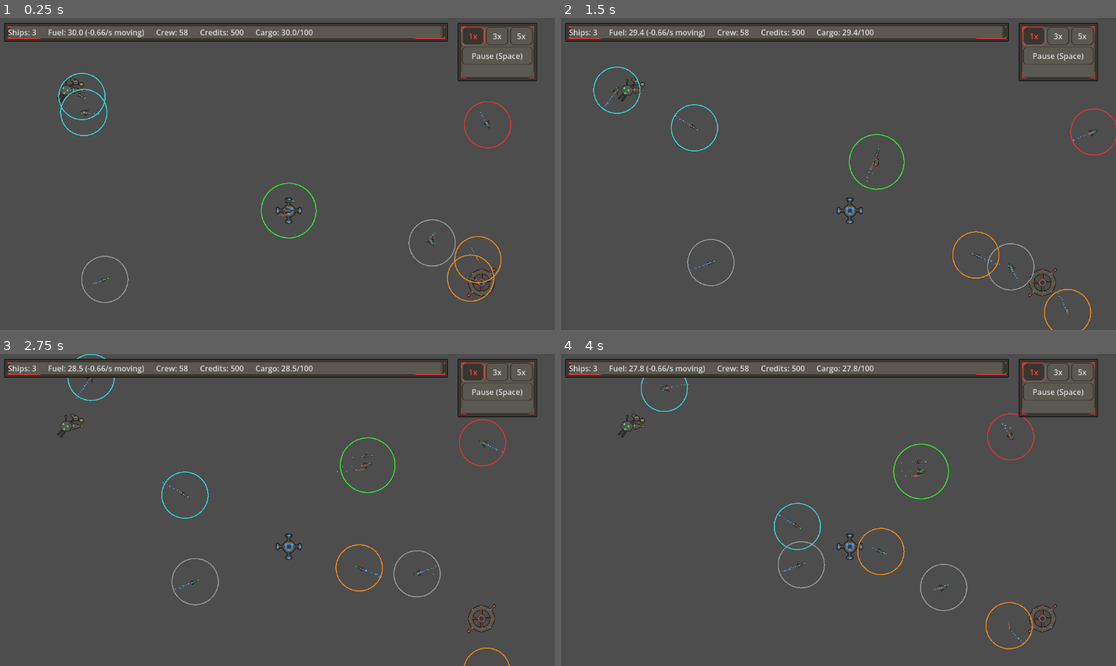
Above: before the commit, frames 1-4 (two rows, left to right).
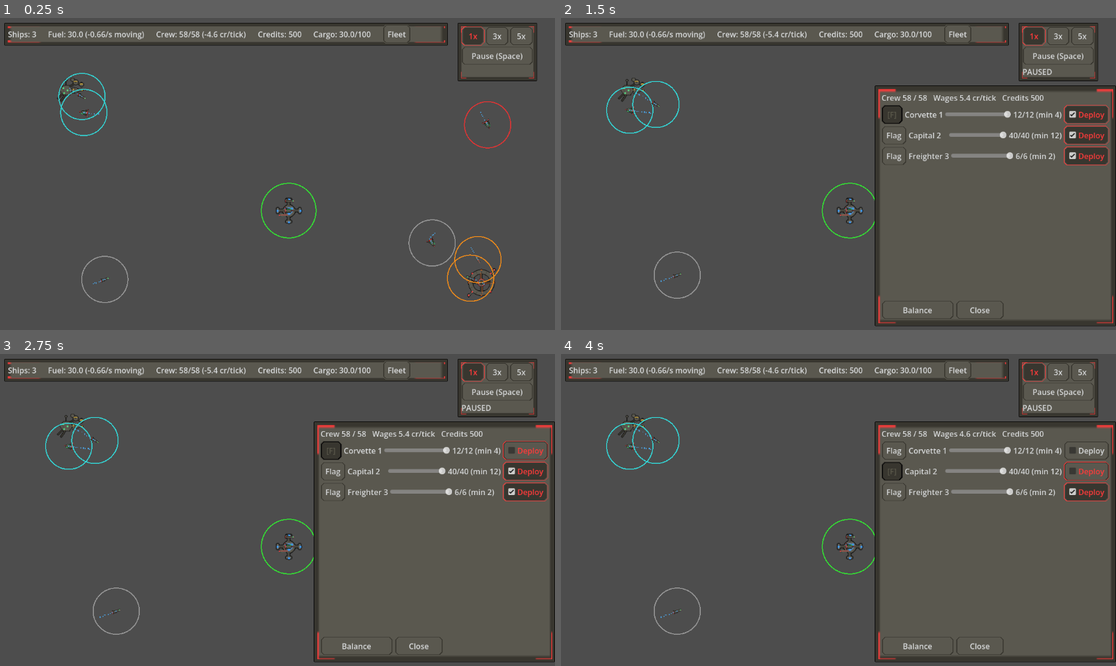
Above: after the commit, the same moments.

Repository: darthlemi/SpaceGame
Game: Godot game, scene res://scenes/campaign/campaign_scene.tscn
Two runs of this game, one before a commit and one after it. Both use one fixed random seed, a clock stepped at 60 frames per second and the inputs below.
Inputs (mouse positions are in pixels of both pictures, inside the frame that each line leads up to):
- Up to frame 1 (0.25 s): no input
- Up to frame 2 (1.5 s): click (955, 33) at 0.5 s, where only the run after the commit has a clickable "Fleet"; click (894, 114) at 1.25 s, where only the run after the commit has a clickable "Flag"
- Up to frame 3 (2.75 s): click (527, 450) at 2 s, where only the run after the commit has a clickable "Deploy"
- Up to frame 4 (4 s): click (894, 472) at 2.75 s, where only the run after the commit has a clickable "Flag"; click (1088, 472) at 3.5 s, where only the run after the commit has a clickable "Deploy"

The runs differ from the first frame. In frame 1, 2.6% of the frame differs, in the area x 0-81%, y 2-9%; in frame 2, 9.9%, in the area x 0-100%, y 2-100%; in frame 3, 9.7%; in frame 4, 9.4%.

Commit message:
Add Fleet Management panel with crew sliders, balance, flagship, deploy and hiring
Co-Authored-By: Claude Opus 5.5 <noreply@anthropic.com>

Diff:
--- a/scenes/campaign/campaign_scene.tscn
+++ b/scenes/campaign/campaign_scene.tscn
@@ -8,6 +8,7 @@
 [ext_resource type="PackedScene" path="res://scenes/ui/fleet_status_bar.tscn" id="6"]
 [ext_resource type="PackedScene" path="res://scenes/campaign/base_overview_panel.tscn" id="7"]
 [ext_resource type="PackedScene" path="res://scenes/campaign/repair_panel.tscn" id="8"]
+[ext_resource type="PackedScene" path="res://scenes/campaign/fleet_management_panel.tscn" id="9"]
 
 [node name="CampaignScene" type="Node2D"]
 script = ExtResource("1")
@@ -46,6 +47,8 @@
 
 [node name="RepairPanel" type="Control" parent="UILayer" instance=ExtResource("8")]
 
+[node name="FleetManagementPanel" type="Control" parent="UILayer" instance=ExtResource("9")]
+
 [node name="BaseOverviewPanel" type="Control" parent="UILayer" instance=ExtResource("7")]
 
 [node name="LootPanel" type="Control" parent="UILayer" instance=ExtResource("3")]
--- /dev/null
+++ b/scenes/campaign/fleet_management_panel.tscn
@@ -0,0 +1,54 @@
+[gd_scene load_steps=2 format=3]
+
+[ext_resource type="Script" path="res://scripts/campaign/fleet_management_panel.gd" id="1"]
+
+[node name="FleetManagementPanel" type="Control"]
+offset_left = 652.0
+offset_top = 140.0
+offset_right = 1152.0
+offset_bottom = 640.0
+mouse_filter = 2
+script = ExtResource("1")
+
+[node name="Background" type="Panel" parent="."]
+offset_right = 500.0
+offset_bottom = 500.0
+mouse_filter = 2
+
+[node name="Layout" type="VBoxContainer" parent="."]
+offset_left = 14.0
+offset_top = 14.0
+offset_right = 486.0
+offset_bottom = 486.0
+mouse_filter = 2
+
+[node name="HeaderLabel" type="Label" parent="Layout"]
+
+[node name="RowsScroll" type="ScrollContainer" parent="Layout"]
+size_flags_vertical = 3
+horizontal_scroll_mode = 0
+
+[node name="RowsContainer" type="VBoxContainer" parent="Layout/RowsScroll"]
+size_flags_horizontal = 3
+
+[node name="HireRow" type="HBoxContainer" parent="Layout"]
+
+[node name="HireLabel" type="Label" parent="Layout/HireRow"]
+size_flags_horizontal = 3
+
+[node name="HireCount" type="SpinBox" parent="Layout/HireRow"]
+min_value = 1.0
+value = 1.0
+
+[node name="HireButton" type="Button" parent="Layout/HireRow"]
+text = "Hire"
+
+[node name="ButtonRow" type="HBoxContainer" parent="Layout"]
+
+[node name="BalanceButton" type="Button" parent="Layout/ButtonRow"]
+custom_minimum_size = Vector2(150, 0)
+text = "Balance"
+
+[node name="CloseButton" type="Button" parent="Layout/ButtonRow"]
+custom_minimum_size = Vector2(100, 0)
+text = "Close"
--- a/scenes/ui/fleet_status_bar.tscn
+++ b/scenes/ui/fleet_status_bar.tscn
@@ -6,34 +6,42 @@
 offset_left = 10.0
 offset_top = 10.0
 offset_right = 930.0
-offset_bottom = 49.0
+offset_bottom = 57.0
 mouse_filter = 2
 script = ExtResource("1")
 
 [node name="Background" type="Panel" parent="."]
 offset_right = 920.0
-offset_bottom = 39.0
+offset_bottom = 47.0
 mouse_filter = 2
 
 [node name="Layout" type="HBoxContainer" parent="."]
 offset_left = 8.0
-offset_top = 8.0
+offset_top = 4.0
 offset_right = 912.0
-offset_bottom = 31.0
+offset_bottom = 43.0
 mouse_filter = 2
 theme_override_constants/separation = 24
 
 [node name="ShipsLabel" type="Label" parent="Layout"]
+vertical_alignment = 1
 text = "Ships: 0"
 
 [node name="FuelLabel" type="Label" parent="Layout"]
+vertical_alignment = 1
 text = "Fuel: 0.0"
 
 [node name="CrewLabel" type="Label" parent="Layout"]
-text = "Crew: 0"
+vertical_alignment = 1
+text = "Crew: 0/0 (-0.0 cr/tick)"
 
 [node name="CreditsLabel" type="Label" parent="Layout"]
+vertical_alignment = 1
 text = "Credits: 0"
 
 [node name="CargoLabel" type="Label" parent="Layout"]
+vertical_alignment = 1
 text = "Cargo: 0.0/0"
+
+[node name="FleetButton" type="Button" parent="Layout"]
+text = "Fleet"
--- a/scripts/campaign/campaign_scene.gd
+++ b/scripts/campaign/campaign_scene.gd
@@ -17,6 +17,8 @@
 @onready var trade_panel: TradePanel = $UILayer/TradePanel
 @onready var refit_panel: RefitPanel = $UILayer/RefitPanel
 @onready var repair_panel: RepairPanel = $UILayer/RepairPanel
+@onready var fleet_management_panel: FleetManagementPanel = $UILayer/FleetManagementPanel
+@onready var fleet_status_bar: Control = $UILayer/FleetStatusBar
 @onready var base_overview_panel: BaseOverviewPanel = $UILayer/BaseOverviewPanel
 @onready var loot_panel: LootPanel = $UILayer/LootPanel
 
@@ -56,6 +58,8 @@
 	base_overview_panel.shipyard_button.pressed.connect(_open_shipyard)
 	base_overview_panel.repair_button.pressed.connect(_open_repair)
 	base_overview_panel.undock_button.pressed.connect(_on_docking_panel_closed)
+	fleet_status_bar.fleet_button.pressed.connect(_open_fleet_management)
+	fleet_management_panel.close_button.pressed.connect(_on_fleet_management_closed)
 
 	CampaignState.skirmish_resolved.connect(_on_skirmish_resolved)
 	CampaignState.fleet_spawn_requested.connect(_on_fleet_spawn_requested)
@@ -349,6 +353,7 @@
 	trade_panel.close()
 	refit_panel.close()
 	repair_panel.close()
+	fleet_management_panel.close()
 
 func _open_trade_goods() -> void:
 	_close_dock_subpanels()
@@ -361,6 +366,16 @@
 func _open_repair() -> void:
 	_close_dock_subpanels()
 	repair_panel.open_for(CampaignState.player_fleet)
+
+func _open_fleet_management() -> void:
+	_close_dock_subpanels()
+	fleet_management_panel.open_for(CampaignState.player_fleet, _economy_for_base(_docked_base))
+	get_tree().paused = true
+
+# Docked play stays paused behind the overview; only an undocked open unpauses.
+func _on_fleet_management_closed() -> void:
+	if _docked_base == null:
+		get_tree().paused = false
 
 # Reputation changes (e.g. a paid fine) can flip a faction between hostile and
 # friendly; re-derive behavior for its live icons instead of waiting for a reload.
@@ -384,7 +399,7 @@
 
 func _unhandled_input(event: InputEvent) -> void:
 	if event is InputEventMouseButton and event.pressed and event.button_index == MOUSE_BUTTON_LEFT:
-		if base_overview_panel.visible or engage_prompt.visible:
+		if base_overview_panel.visible or engage_prompt.visible or fleet_management_panel.visible:
 			return
 		if get_tree().paused:
 			get_tree().paused = false
--- /dev/null
+++ b/scripts/campaign/fleet_management_panel.gd
@@ -0,0 +1,144 @@
+class_name FleetManagementPanel
+extends Control
+
+const FLAGSHIP_MARK := "[F]"
+const FLAGSHIP_SET_TEXT := "Flag"
+const LABEL_MIN_WIDTH := 80.0
+const SLIDER_MIN_WIDTH := 60.0
+const COUNT_MIN_WIDTH := 96.0
+
+# One Dictionary per ship: flagship_button, label, slider, count_label, deploy_check.
+var rows: Array[Dictionary] = []
+
+var _economy: BaseEconomy
+var _player_fleet: CampaignFleet
+
+@onready var header_label: Label = $Layout/HeaderLabel
+@onready var rows_container: VBoxContainer = $Layout/RowsScroll/RowsContainer
+@onready var hire_row: Control = $Layout/HireRow
+@onready var hire_label: Label = $Layout/HireRow/HireLabel
+@onready var hire_count: SpinBox = $Layout/HireRow/HireCount
+@onready var hire_button: Button = $Layout/HireRow/HireButton
+@onready var balance_button: Button = $Layout/ButtonRow/BalanceButton
+@onready var close_button: Button = $Layout/ButtonRow/CloseButton
+
+func _ready() -> void:
+	close_button.pressed.connect(close)
+	balance_button.pressed.connect(_on_balance_pressed)
+	hire_button.pressed.connect(_on_hire_pressed)
+	visible = false
+
+# docked_economy is null when the fleet is not docked (no hiring).
+func open_for(fleet: CampaignFleet, docked_economy: BaseEconomy) -> void:
+	_player_fleet = fleet
+	_economy = docked_economy
+	_clear_rows()
+	visible = true
+	refresh()
+
+func close() -> void:
+	visible = false
+	_player_fleet = null
+	_economy = null
+
+func refresh() -> void:
+	if _player_fleet == null:
+		return
+	var comps := _player_fleet.ship_compositions
+	if rows.size() != comps.size():
+		_clear_rows()
+		for i in comps.size():
+			_build_row(i)
+	for i in comps.size():
+		_update_row(i)
+	header_label.text = "Crew %d / %d   Wages %.1f cr/tick   Credits %d" % [_player_fleet.crew_total(), _player_fleet.crew_capacity(), CampaignState.wage_bill(_player_fleet), CampaignState.credits]
+	_update_hire_row()
+
+# Single place rows are built, so per-row buttons can be added here.
+func _build_row(index: int) -> void:
+	var row := HBoxContainer.new()
+	var flagship_button := Button.new()
+	flagship_button.custom_minimum_size = Vector2(44, 0)
+	flagship_button.pressed.connect(_on_flagship_pressed.bind(index))
+	var label := Label.new()
+	label.custom_minimum_size = Vector2(LABEL_MIN_WIDTH, 0)
+	var slider := HSlider.new()
+	slider.step = 1.0
+	slider.custom_minimum_size = Vector2(SLIDER_MIN_WIDTH, 0)
+	slider.size_flags_horizontal = Control.SIZE_EXPAND_FILL
+	slider.size_flags_vertical = Control.SIZE_SHRINK_CENTER
+	slider.value_changed.connect(_on_slider_changed.bind(index))
+	var count_label := Label.new()
+	count_label.custom_minimum_size = Vector2(COUNT_MIN_WIDTH, 0)
+	var deploy_check := CheckBox.new()
+	deploy_check.toggled.connect(_on_deploy_toggled.bind(index))
+	for control in [flagship_button, label, slider, count_label, deploy_check]:
+		row.add_child(control)
+	rows_container.add_child(row)
+	rows.append({
+		"flagship_button": flagship_button,
+		"label": label,
+		"slider": slider,
+		"count_label": count_label,
+		"deploy_check": deploy_check,
+	})
+
+func _clear_rows() -> void:
+	rows.clear()
+	for child in rows_container.get_children():
+		rows_container.remove_child(child)
+		child.queue_free()
+
+func _update_row(index: int) -> void:
+	var comp: Dictionary = _player_fleet.ship_compositions[index]
+	var row: Dictionary = rows[index]
+	var complement := CrewRules.complement(comp)
+	var crew := CrewRules.crew_of(comp)
+	var deploy_min := CrewRules.deploy_min_for(complement)
+	var flagship := CrewRules.is_flagship(comp)
+	var flagship_button: Button = row["flagship_button"]
+	flagship_button.text = FLAGSHIP_MARK if flagship else FLAGSHIP_SET_TEXT
+	flagship_button.disabled = flagship
+	var label: Label = row["label"]
+	label.text = "%s %d" % [ShipType.Kind.keys()[ShipType.kind_of(comp)].capitalize(), index + 1]
+	# no_signal: refresh must not re-enter set_ship_crew.
+	var slider: HSlider = row["slider"]
+	slider.max_value = complement
+	slider.set_value_no_signal(crew)
+	var count_label: Label = row["count_label"]
+	count_label.text = "%d/%d (min %d)" % [crew, complement, deploy_min]
+	var deploy_check: CheckBox = row["deploy_check"]
+	var too_few := crew < deploy_min
+	deploy_check.disabled = too_few
+	deploy_check.text = "Too few" if too_few else "Deploy"
+	deploy_check.set_pressed_no_signal(CrewRules.wants_deploy(comp) and not too_few)
+
+func _update_hire_row() -> void:
+	hire_row.visible = _economy != null
+	if _economy == null:
+		return
+	var pool := floori(_economy.crew_pool)
+	var cap := mini(pool, CrewRules.free_berths(_player_fleet.ship_compositions))
+	hire_label.text = "Hire (pool %d, %d cr each)" % [pool, roundi(CampaignState.CREW_HIRE_COST)]
+	hire_count.max_value = maxi(1, cap)
+	hire_count.set_value_no_signal(clampf(hire_count.value, 1.0, hire_count.max_value))
+	hire_button.disabled = cap < 1 or CampaignState.credits < CampaignState.CREW_HIRE_COST
+
+func _on_balance_pressed() -> void:
+	CrewRules.balance(_player_fleet.ship_compositions)
+	refresh()
+
+func _on_deploy_toggled(pressed: bool, index: int) -> void:
+	_player_fleet.ship_compositions[index]["deploy"] = pressed
+
+func _on_flagship_pressed(index: int) -> void:
+	_player_fleet.set_flagship(index)
+	refresh()
+
+func _on_hire_pressed() -> void:
+	CampaignState.hire_crew(_economy, _player_fleet, int(hire_count.value))
+	refresh()
+
+func _on_slider_changed(value: float, index: int) -> void:
+	CrewRules.set_ship_crew(_player_fleet.ship_compositions, index, int(value))
+	refresh()
--- a/scripts/ui/fleet_status_bar.gd
+++ b/scripts/ui/fleet_status_bar.gd
@@ -7,6 +7,7 @@
 @onready var crew_label: Label = $Layout/CrewLabel
 @onready var credits_label: Label = $Layout/CreditsLabel
 @onready var cargo_label: Label = $Layout/CargoLabel
+@onready var fleet_button: Button = $Layout/FleetButton
 
 func _ready() -> void:
 	# Keep refreshing while docked (tree paused) so trades show up immediately.
@@ -29,6 +30,6 @@
 	else:
 		fuel_label.text = "Fuel: EMPTY (%d%% speed)" % roundi(CampaignFleet.EMPTY_FUEL_SPEED_FACTOR * 100.0)
 		fuel_label.add_theme_color_override("font_color", EMPTY_FUEL_COLOR)
-	crew_label.text = "Crew: %d" % fleet.crew_total()
+	crew_label.text = "Crew: %d/%d (-%.1f cr/tick)" % [fleet.crew_total(), fleet.crew_capacity(), CampaignState.wage_bill(fleet)]
 	credits_label.text = "Credits: %d" % CampaignState.credits
 	cargo_label.text = "Cargo: %.1f/%d" % [fleet.cargo_total(), fleet.cargo_capacity()]
--- a/tests/run_tests.gd
+++ b/tests/run_tests.gd
@@ -197,6 +197,12 @@
 		print("FAIL [%s]: %s" % [repair_panel_test.resource_path, f])
 	total_failures += repair_panel_failures.size()
 
+	var fleet_management_panel_test = load("res://tests/test_fleet_management_panel.gd")
+	var fleet_management_panel_failures: Array[String] = await fleet_management_panel_test.run_async(self)
+	for f in fleet_management_panel_failures:
+		print("FAIL [%s]: %s" % [fleet_management_panel_test.resource_path, f])
+	total_failures += fleet_management_panel_failures.size()
+
 	var base_overview_panel_test = load("res://tests/test_base_overview_panel.gd")
 	var base_overview_panel_failures: Array[String] = await base_overview_panel_test.run_async(self)
 	for f in base_overview_panel_failures:
--- a/tests/test_campaign_scene_trading.gd
+++ b/tests/test_campaign_scene_trading.gd
@@ -98,8 +98,12 @@
 		failures.append("expected FleetStatusBar %s inside the viewport %s" % [status_rect, viewport_rect])
 	UiLayoutCheck.check_panel_layout(status_bar, failures)
 	var crew_text: String = status_bar.get_node("Layout/CrewLabel").text
-	if crew_text != "Crew: %d" % campaign_state.player_fleet.crew_total():
-		failures.append("expected FleetStatusBar crew label to show the fleet crew total, got '%s'" % crew_text)
+	var crew_fleet: CampaignFleet = campaign_state.player_fleet
+	var expected_crew_text := "Crew: %d/%d (-%.1f cr/tick)" % [crew_fleet.crew_total(), crew_fleet.crew_capacity(), campaign_state.wage_bill(crew_fleet)]
+	if status_bar.get_node_or_null("Layout/FleetButton") == null:
+		failures.append("expected FleetStatusBar to have a Fleet button")
+	if crew_text != expected_crew_text:
+		failures.append("expected FleetStatusBar crew label '%s', got '%s'" % [expected_crew_text, crew_text])
 	var fuel_text: String = status_bar.get_node("Layout/FuelLabel").text
 	if not fuel_text.begins_with("Fuel: %.1f" % campaign_state.player_fleet.fuel_amount()):
 		failures.append("expected FleetStatusBar fuel label to show the fleet's fuel, got '%s'" % fuel_text)
--- /dev/null
+++ b/tests/test_fleet_management_panel.gd
@@ -0,0 +1,106 @@
+extends RefCounted
+
+const CampaignFleet = preload("res://scripts/campaign/campaign_fleet.gd")
+const FleetManagementPanelScene = preload("res://scenes/campaign/fleet_management_panel.tscn")
+const UiLayoutCheck = preload("res://tests/ui_layout_check.gd")
+
+static func run_async(tree: SceneTree) -> Array[String]:
+	var failures: Array[String] = []
+	var campaign_state = tree.root.get_node("/root/CampaignState")
+	campaign_state.reset()
+
+	var panel = FleetManagementPanelScene.instantiate()
+	tree.root.add_child(panel)
+	await tree.process_frame
+	if panel.visible:
+		failures.append("FleetManagementPanel: expected hidden by default")
+
+	var fleet := _make_fleet(6, 40, 6)
+	panel.open_for(fleet, null)
+	await tree.process_frame
+	if not panel.visible:
+		failures.append("FleetManagementPanel: expected visible after open_for")
+	if panel.rows.size() != 3:
+		failures.append("FleetManagementPanel: expected 3 rows, got %d" % panel.rows.size())
+		panel.queue_free()
+		return failures
+	if panel.hire_row.visible:
+		failures.append("FleetManagementPanel: expected hire row hidden when not docked")
+	if not panel.rows[1]["flagship_button"].disabled:
+		failures.append("FleetManagementPanel: expected the flagship's button disabled")
+	if panel.rows[0]["label"].text != "Corvette 1":
+		failures.append("FleetManagementPanel: expected label 'Corvette 1', got '%s'" % panel.rows[0]["label"].text)
+	if panel.rows[0]["count_label"].text != "6/12 (min 4)":
+		failures.append("FleetManagementPanel: unexpected count label '%s'" % panel.rows[0]["count_label"].text)
+
+	panel.rows[0]["slider"].value = 12
+	if CrewRules.crew_of(fleet.ship_compositions[0]) != 12 or fleet.crew_total() != 52:
+		failures.append("FleetManagementPanel: expected corvette 12 and total 52, got %d / %d" % [CrewRules.crew_of(fleet.ship_compositions[0]), fleet.crew_total()])
+
+	panel.balance_button.pressed.emit()
+	var lo := 999.0
+	var hi := -1.0
+	for comp in fleet.ship_compositions:
+		var expected_share: float = 52.0 * CrewRules.complement(comp) / fleet.crew_capacity()
+		lo = minf(lo, CrewRules.crew_of(comp) - expected_share)
+		hi = maxf(hi, CrewRules.crew_of(comp) - expected_share)
+	if hi - lo >= 2.0 or fleet.crew_total() != 52:
+		failures.append("FleetManagementPanel: expected Balance to equalize fractions within one crew")
+
+	# Under the deploy minimum.
+	fleet.ship_compositions[0]["crew"] = 2
+	panel.refresh()
+	var check: CheckBox = panel.rows[0]["deploy_check"]
+	if not check.disabled or check.text != "Too few":
+		failures.append("FleetManagementPanel: expected disabled 'Too few' check, got disabled=%s text='%s'" % [check.disabled, check.text])
+	var freighter_check: CheckBox = panel.rows[2]["deploy_check"]
+	freighter_check.button_pressed = false
+	if fleet.ship_compositions[2].get("deploy", true) != false:
+		failures.append("FleetManagementPanel: expected unchecking to set deploy false")
+	panel.refresh()
+	if panel.rows[2]["deploy_check"].button_pressed:
+		failures.append("FleetManagementPanel: expected refreshed check to stay unchecked")
+
+	panel.rows[2]["flagship_button"].pressed.emit()
+	if fleet.flagship_index() != 2:
+		failures.append("FleetManagementPanel: expected flagship_index 2, got %d" % fleet.flagship_index())
+	if not panel.rows[2]["flagship_button"].disabled or panel.rows[1]["flagship_button"].disabled:
+		failures.append("FleetManagementPanel: expected flagship button state to follow the new flagship")
+
+	# Docked: hiring.
+	var economy := BaseEconomy.new()
+	economy.crew_pool = 10.0
+	campaign_state.credits = 500.0
+	var hire_fleet := _make_fleet(6, 40, 6)
+	panel.open_for(hire_fleet, economy)
+	await tree.process_frame
+	if not panel.hire_row.visible:
+		failures.append("FleetManagementPanel: expected hire row visible when docked")
+	panel.hire_count.value = 3
+	panel.hire_button.pressed.emit()
+	if hire_fleet.crew_total() != 55 or not is_equal_approx(campaign_state.credits, 500.0 - 3 * campaign_state.CREW_HIRE_COST):
+		failures.append("FleetManagementPanel: expected hire of 3 to add crew and charge credits, got crew %d credits %s" % [hire_fleet.crew_total(), campaign_state.credits])
+	if not panel.header_label.text.begins_with("Crew 55 / 58"):
+		failures.append("FleetManagementPanel: expected header to update, got '%s'" % panel.header_label.text)
+	await tree.process_frame
+	UiLayoutCheck.check_panel_layout(panel, failures)
+
+	panel.close_button.pressed.emit()
+	if panel.visible:
+		failures.append("FleetManagementPanel: expected hidden after Close")
+
+	campaign_state.reset()
+	panel.queue_free()
+	return failures
+
+static func _make_fleet(corvette_crew: int, capital_crew: int, freighter_crew: int) -> CampaignFleet:
+	var fleet := CampaignFleet.new()
+	var corvette := ShipType.new_composition(ShipType.Kind.CORVETTE)
+	var capital := ShipType.new_composition(ShipType.Kind.CAPITAL)
+	var freighter := ShipType.new_composition(ShipType.Kind.FREIGHTER)
+	corvette["crew"] = corvette_crew
+	capital["crew"] = capital_crew
+	freighter["crew"] = freighter_crew
+	fleet.ship_compositions.assign([corvette, capital, freighter])
+	fleet.set_flagship(1)
+	return fleet
Not shown: 1 places in scenes/campaign/campaign_scene.tscn that only renumber resources
Not shown, added: scripts/campaign/fleet_management_panel.gd.uid
Not shown, added: tests/test_fleet_management_panel.gd.uid
